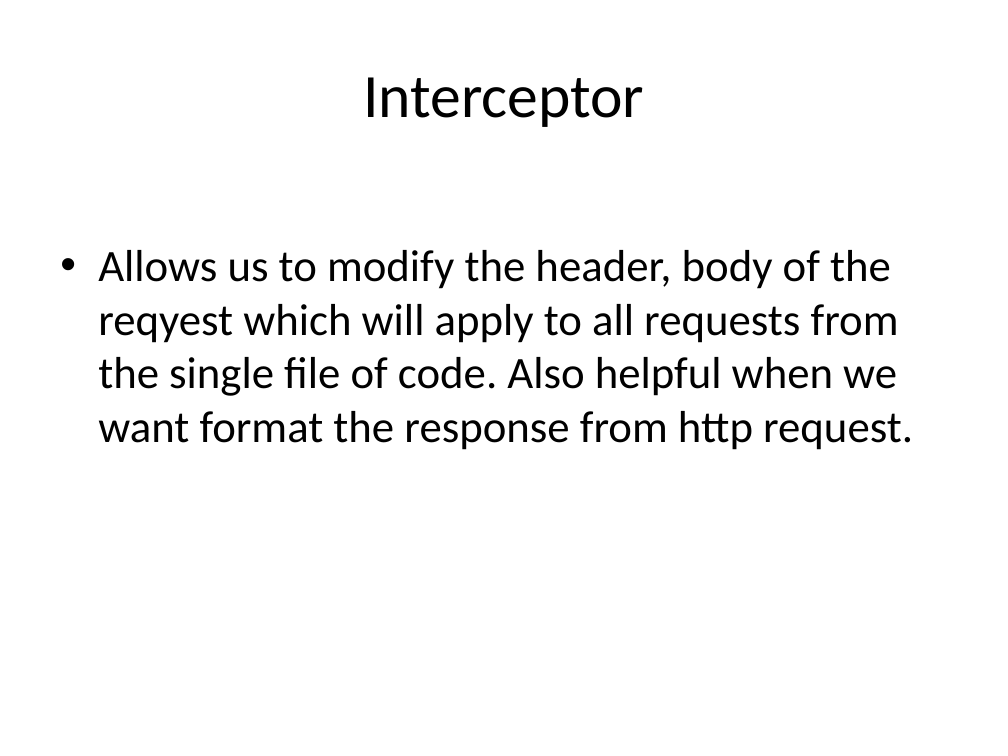
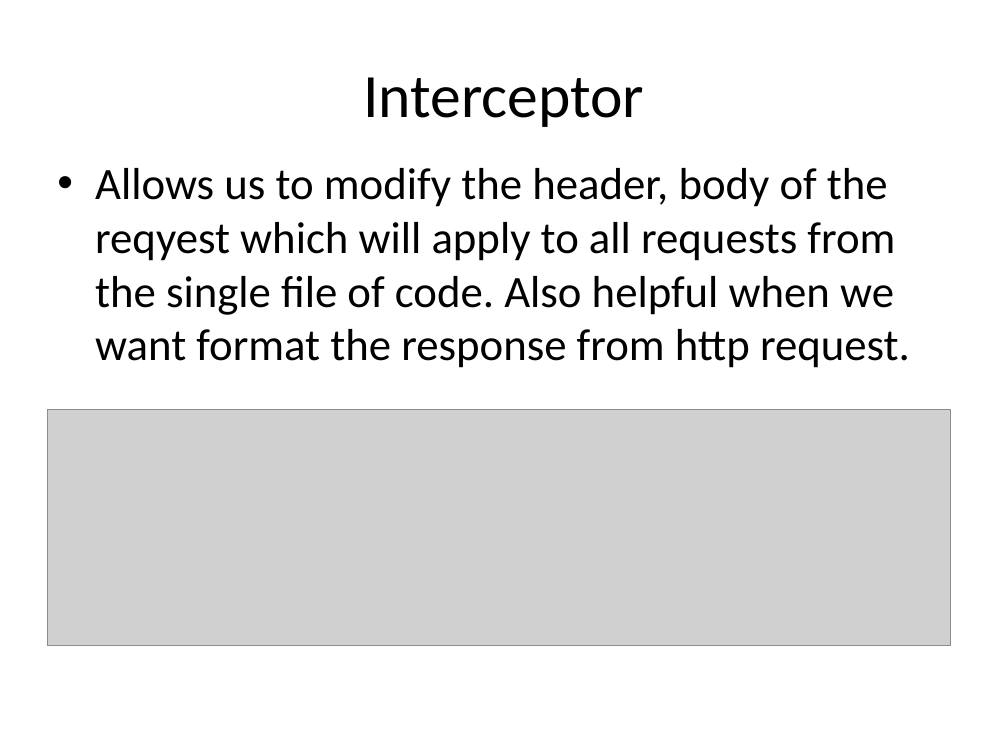
Before and after one commit to zouhourbahri/angular-doc, a slide deck: slide 6 of presentation-Angular.pptx (slide 5 before the commit). Drawn at 1008x756 pixels with LibreOffice and Linux fonts; fonts in the diff are those of the drawing; grey boxes stand for pictures. Boxes give left, top, right and bottom in pixels: in the first picture for what was removed or moved away, otherwise in the second. Text is boxed around its words. In the diff, an @@ line names an element or a change of style, - is before the commit and + after.

```diff
--- a/presentation-Angular.pptx
+++ b/presentation-Angular.pptx
@@ text "Allows us to modify the ...": place and size @@
-text "Allows us to modify the ..." at [98, 250, 913, 450]
+text "Allows us to modify the ..." at [95, 168, 910, 368]
@@ picture added at [47, 409, 951, 645] @@
```
Also in this commit, not shown: 2 slides added.
